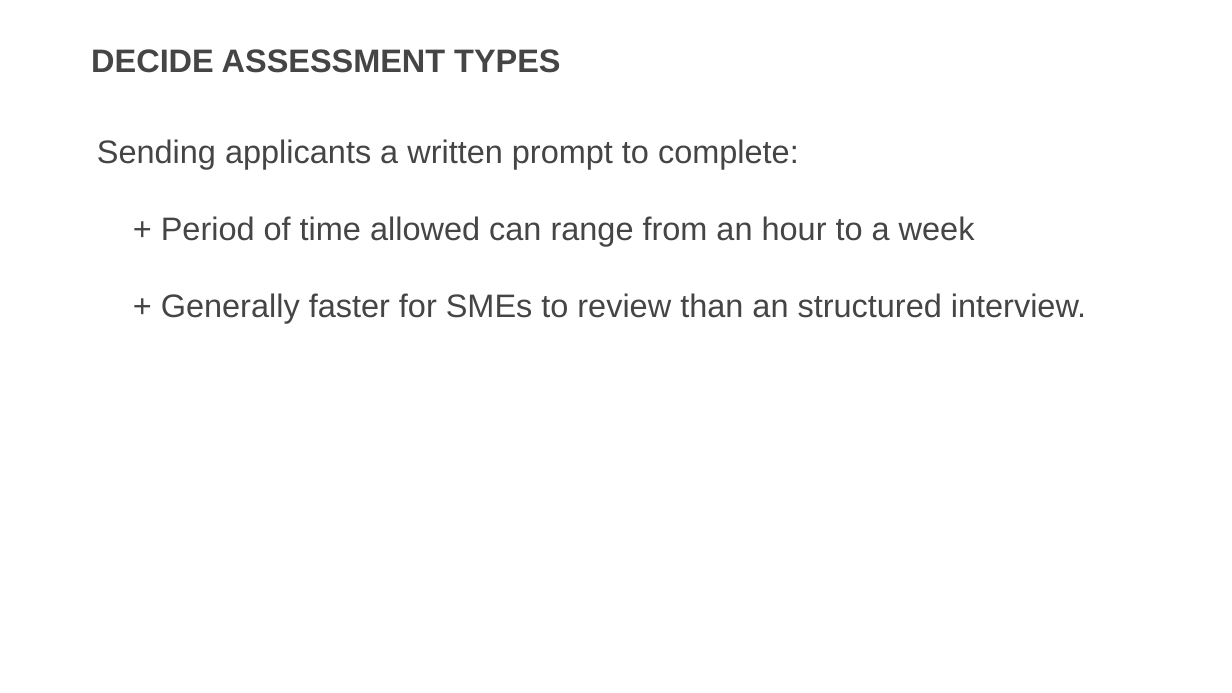
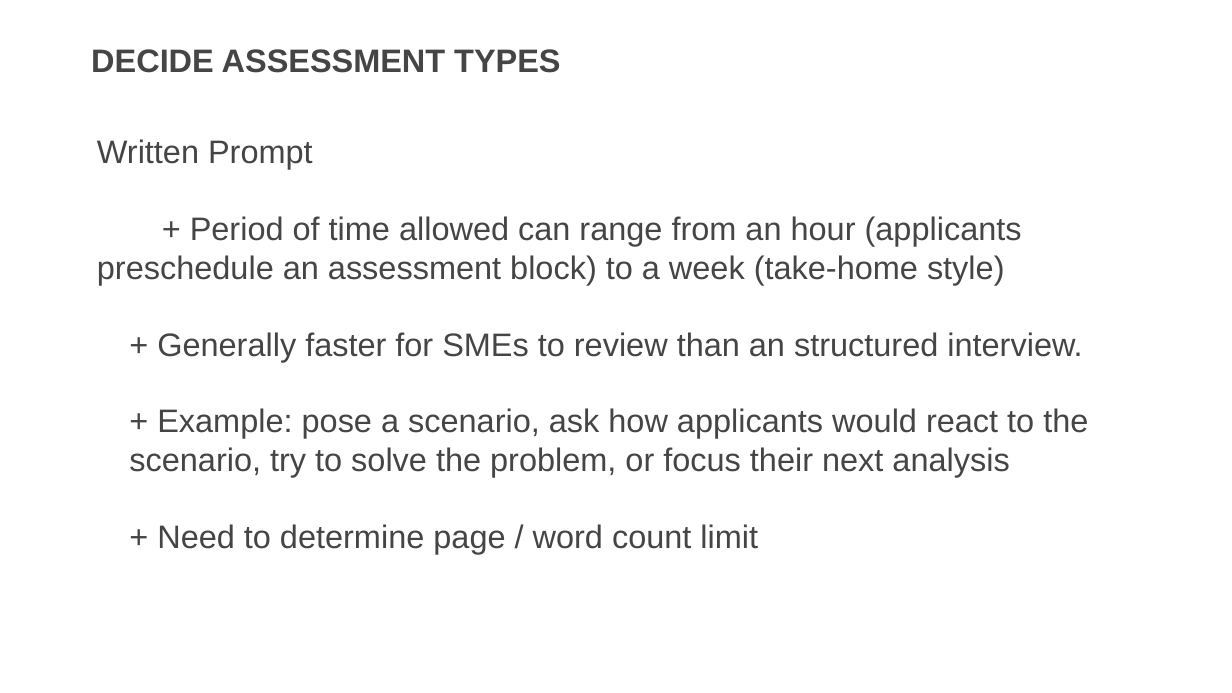
Before and after one commit to usds/SME-QA-Website, a slide deck: slide 48 of toolkit/job-analysis/job-analysis-presentation.pptx (slide 40 before the commit). Drawn at 1232x693 pixels with LibreOffice and Linux fonts; fonts in the diff are those of the drawing. Boxes give left, top, right and bottom in pixels: in the first picture for what was removed or moved away, otherwise in the second. Text is boxed around its words. In the diff, an @@ line names an element or a change of style, - is before the commit and + after.

Commit message:
update job analysis presso

```diff
--- a/toolkit/job-analysis/job-analysis-presentation.pptx
+++ b/toolkit/job-analysis/job-analysis-presentation.pptx
@@ text at (97, 139, 1022, 285): text changed @@
-Sending applicants a written prompt to complete:
-+ Period of time allowed can range from an hour to a week
+Written Prompt
++ Period of time allowed can range from an hour (applicants preschedule an assessment block) to a week (take-home style)
@@ text at (157, 332, 1082, 362): list level 1 to 2 in "+ Generally faster for SMEs ..." @@
@@ text at (129, 408, 1088, 554): paragraphs added @@
+  + Example: pose a scenario, ask how applicants would react to the scenario, try to solve the problem, or focus their next analysis
+  + Need to determine page / word count limit
```
Also in this commit, not shown: 29 other slides changed, 11 slides added, 1 slide removed, 1 other file.
